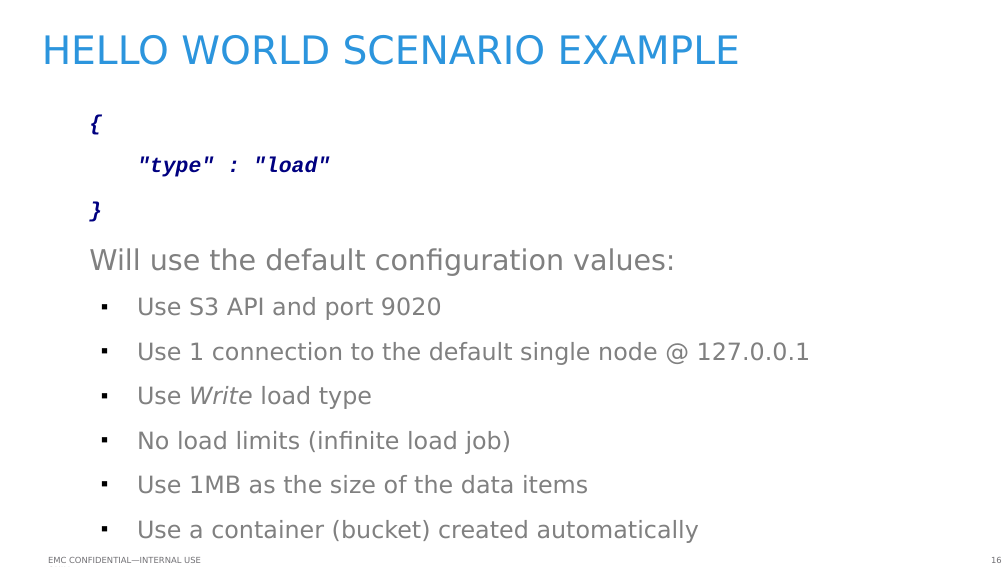
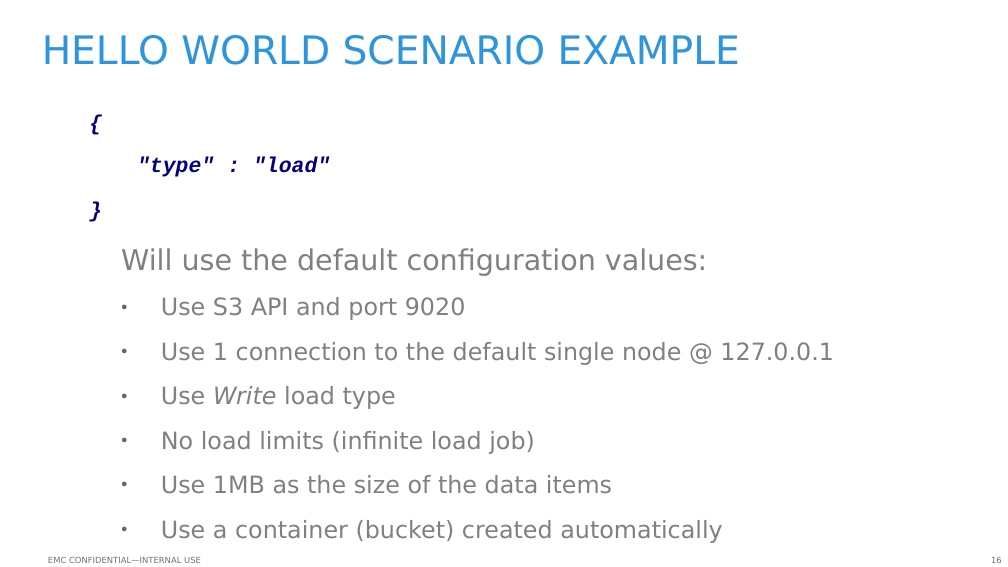
Before and after one commit to emc-mongoose/mongoose, a slide deck: slide 16 of doc/emcmongoosev2.odp. Drawn at 1008x567 pixels with LibreOffice and Linux fonts; fonts in the diff are those of the drawing; background and template pictures are left out. Boxes give left, top, right and bottom in pixels: in the first picture for what was removed or moved away, otherwise in the second. Text is boxed around its words. In the diff, an @@ line names an element or a change of style, - is before the commit and + after.

```diff
--- a/doc/emcmongoosev2.odp
+++ b/doc/emcmongoosev2.odp
@@ text at <box>121,248,834,543</box>: indent changed; bullet ■ to ●; bullet colour #000000 to #666666 @@
```
Also in this commit, not shown: 11 other slides changed, 1 slide added, 1 slide removed, 1 other file.
